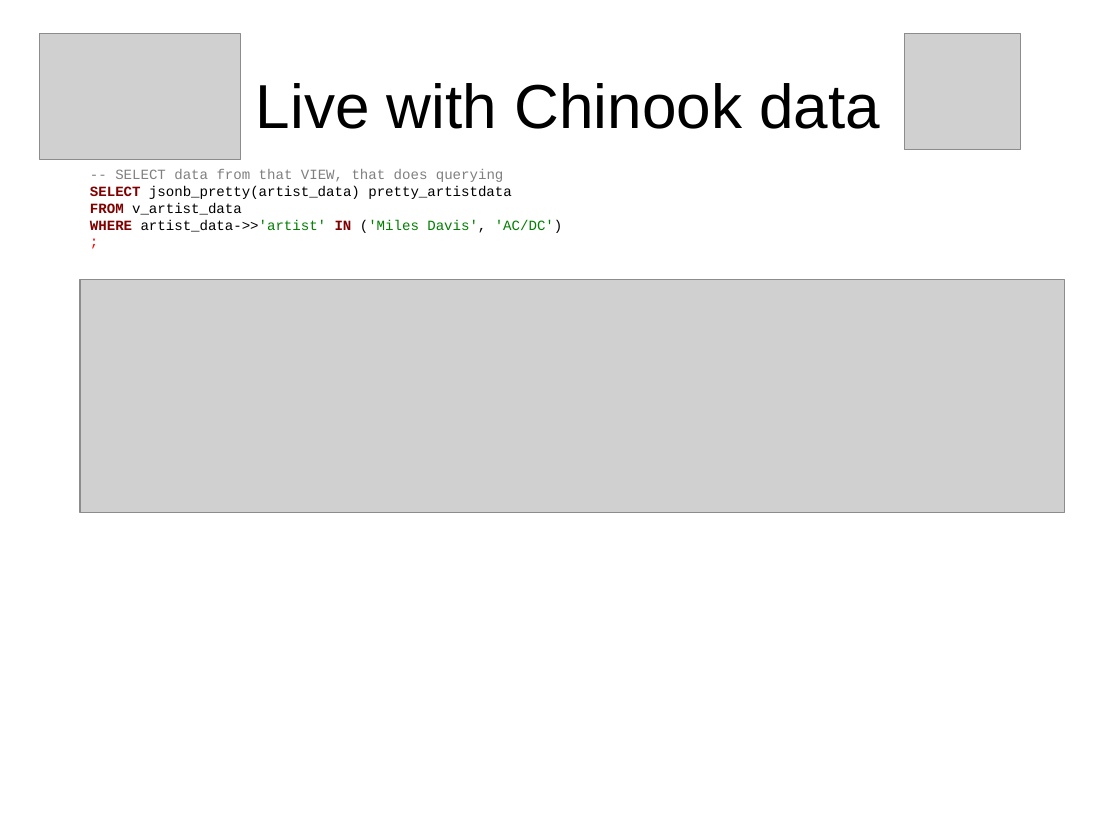
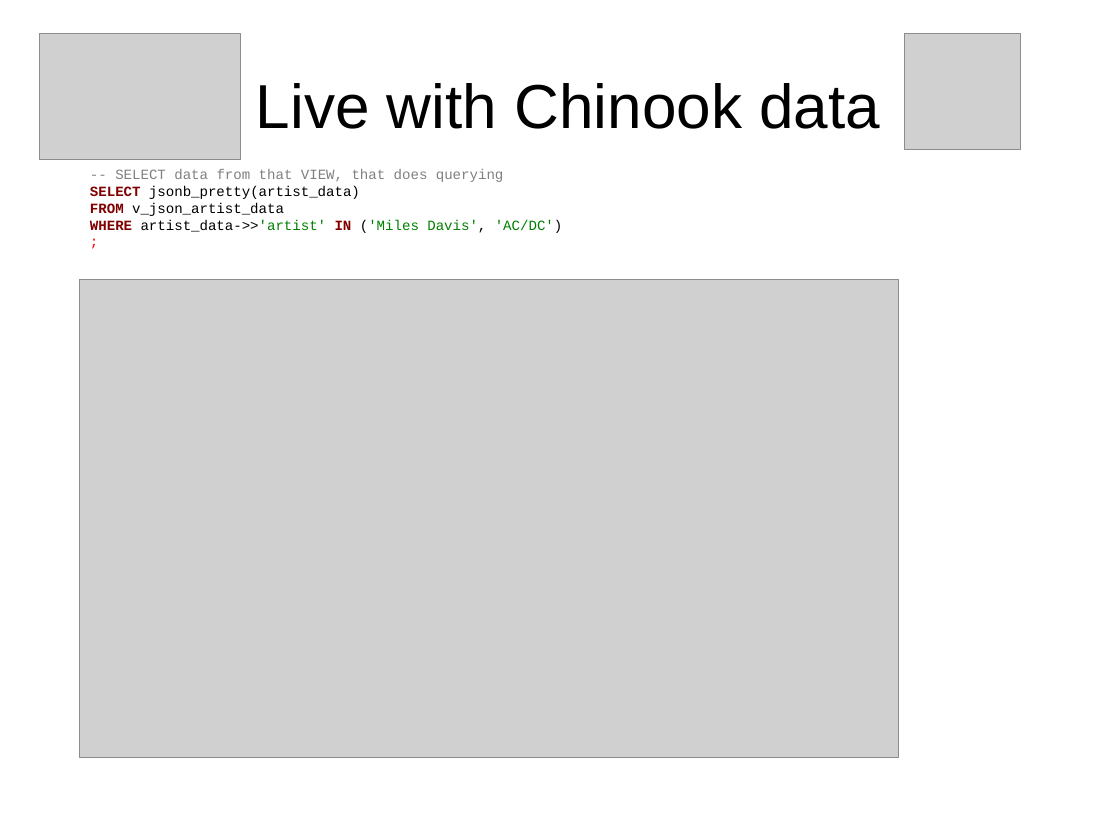
Before and after one commit to sjstoelting/talks, a slide deck: slide 20 of json-by-example/JSON-by-example.odp (slide 16 before the commit). Drawn at 1120x840 pixels with LibreOffice and Linux fonts; fonts in the diff are those of the drawing; grey boxes stand for pictures. Boxes give left, top, right and bottom in pixels: in the first picture for what was removed or moved away, otherwise in the second. Text is boxed around its words. In the diff, an @@ line names an element or a change of style, - is before the commit and + after.

```diff
--- a/json-by-example/JSON-by-example.odp
+++ b/json-by-example/JSON-by-example.odp
@@ text at (90,185,360,216): text changed @@
-SELECT jsonb_pretty(artist_data) pretty_artistdata
-FROM v_artist_data
+SELECT jsonb_pretty(artist_data)
+FROM v_json_artist_data
@@ picture: place and size @@
-picture at (80,281,1065,513)
+picture at (80,281,899,758)
```
Also in this commit, not shown: 8 other slides changed, 5 slides added.
